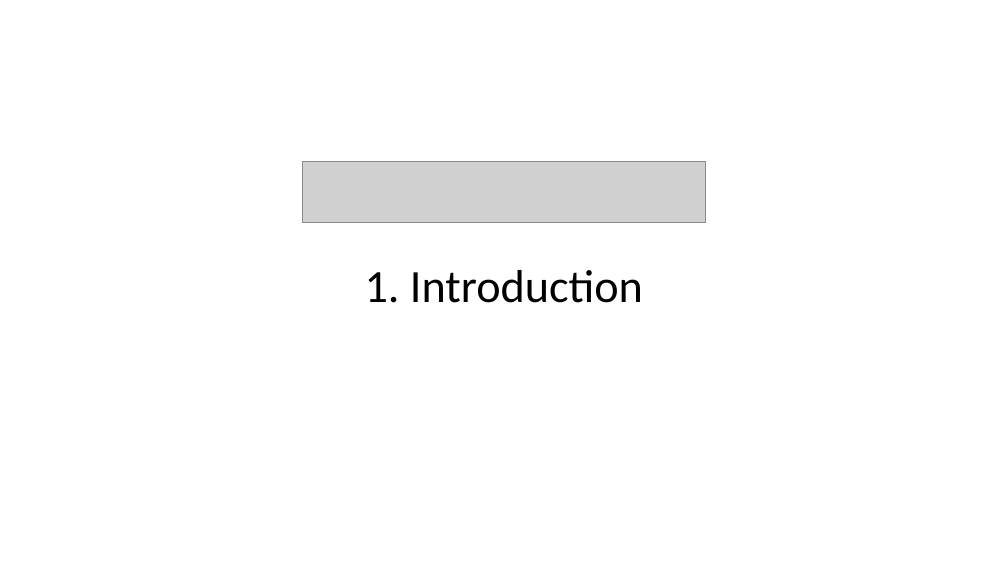
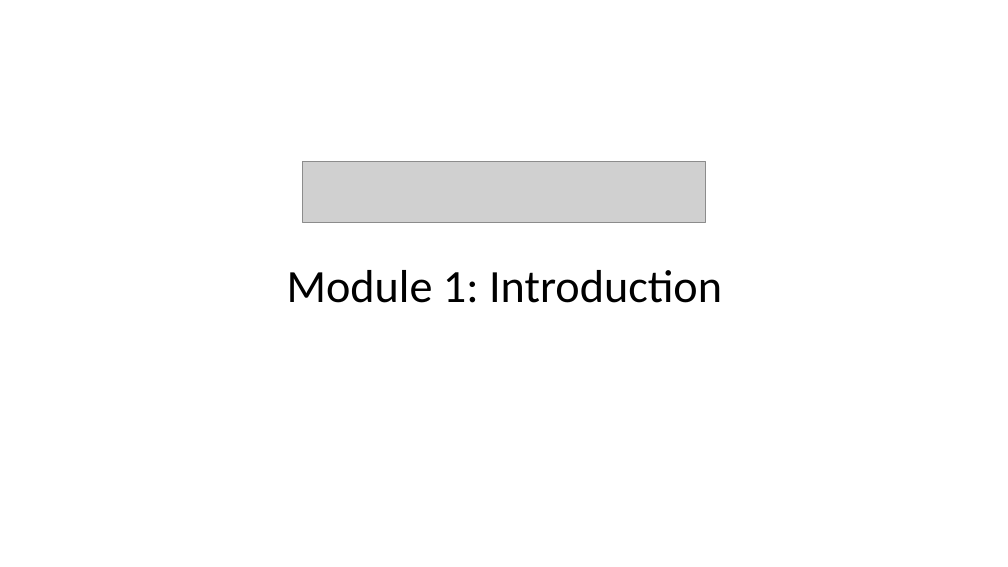
Before and after one commit to DHI/DomainServicesCourse, a slide deck: slide 1 of Presentations/DS-course-1-introduction.pptx. Drawn at 1008x567 pixels with LibreOffice and Linux fonts; fonts in the diff are those of the drawing; grey boxes stand for pictures. Boxes give left, top, right and bottom in pixels: in the first picture for what was removed or moved away, otherwise in the second. Text is boxed around its words. In the diff, an @@ line names an element or a change of style, - is before the commit and + after.

```diff
--- a/Presentations/DS-course-1-introduction.pptx
+++ b/Presentations/DS-course-1-introduction.pptx
@@ title at (287, 270, 722, 303): text changed @@
-1. Introduction
+Module 1: Introduction
```
Also in this commit, not shown: 2 slides added.
